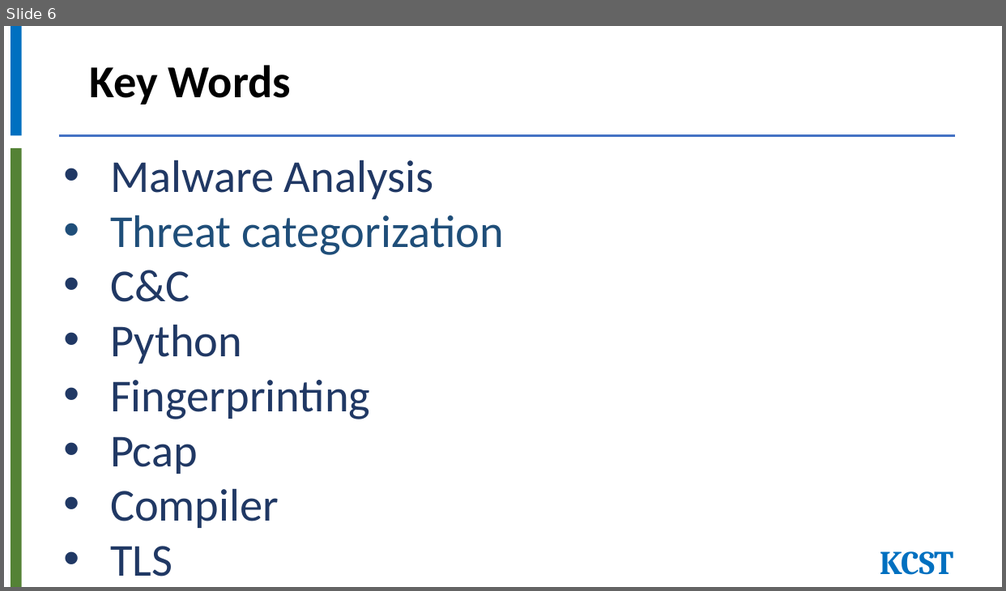
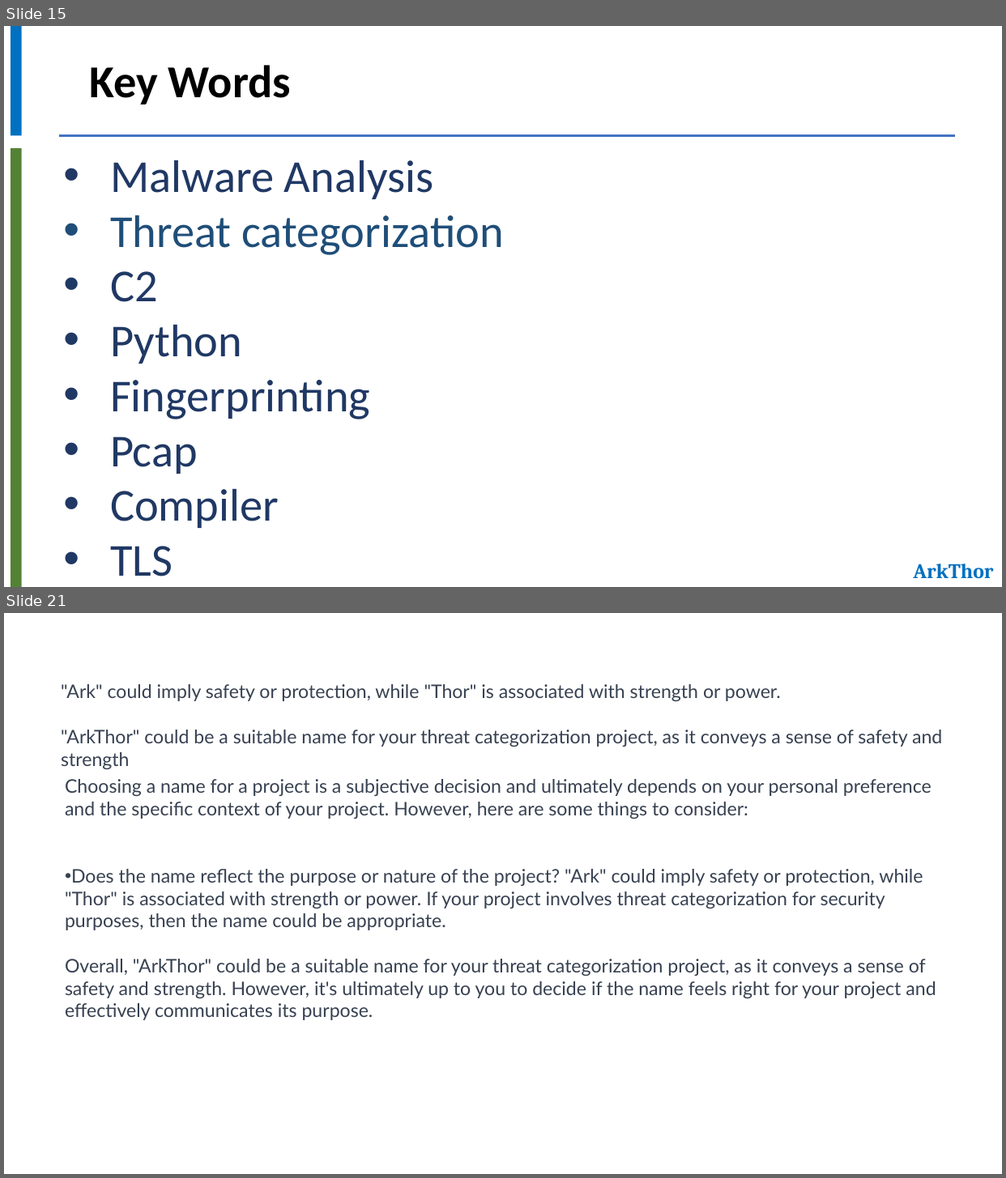
Before and after one commit to JawedCIA/ArkThor, a slide deck: Presentation/CSCD-Cohort6-Group6-KCST.pptx. Shown one above the other, each under a label of ours: slide 6 before the commit, slides 15 and 21 after it; the slides between them are not shown. The pictures are 1006x591 and 1006x1178 pixels, drawn with LibreOffice and Linux fonts; fonts in the diff are those of the drawing. Boxes give left, top, right and bottom in pixels: in the first picture for what was removed or moved away, otherwise in the second. Text is boxed around its words. In the diff, an @@ line names an element or a change of style, - is before the commit and + after.

```diff
--- a/Presentation/CSCD-Cohort6-Group6-KCST.pptx
+++ b/Presentation/CSCD-Cohort6-Group6-KCST.pptx
@@ slide 21 added at [4, 613, 1002, 1174], background #FFFFFF @@
@@ text added at [61, 684, 942, 747], 18 pt, text #374151 @@
+"Ark" could imply safety or protection, while "Thor" is associated with strength or power.
+"ArkThor" could be a suitable name for your threat categorization project, as it conveys a sense of safety and strength
@@ text added at [65, 779, 936, 1020], 18 pt, text #374151 @@
+Choosing a name for a project is a subjective decision and ultimately depends on your personal preference and the specific context of your project. However, here are some things to consider:
+• Does the name reflect the purpose or nature of the project? "Ark" could imply safety or protection, while "Thor" is associated with strength or power. If your project involves threat categorization for security purposes, then the name could be appropriate.
+Overall, "ArkThor" could be a suitable name for your threat categorization project, as it conveys a sense of safety and strength. However, it's ultimately up to you to decide if the name feels right for your project and effectively communicates its purpose.
@@ what was slide 6 is now slide 15 @@
@@ slide 15 changed as well @@
@@ text at [110, 271, 158, 302]: text changed @@
-• C&C
+• C2
@@ text removed at [880, 552, 953, 575] @@
-KCST
@@ text added at [913, 564, 993, 578], 20 pt, text #0070C0, bold @@
+ArkThor
```
Also in this commit, not shown: 3 other slides changed, 17 other slides added, 4 slides removed, 17 other files.
